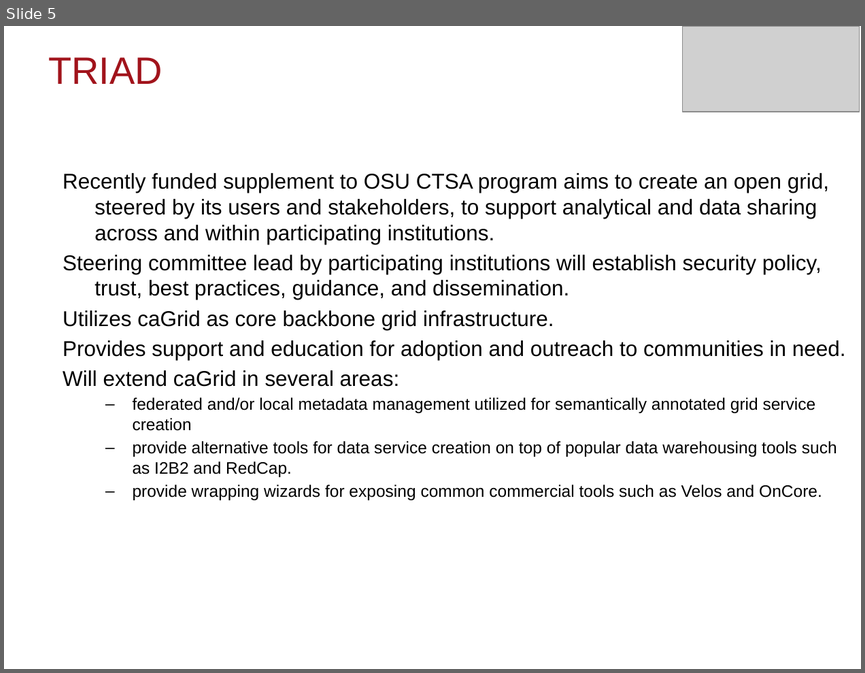
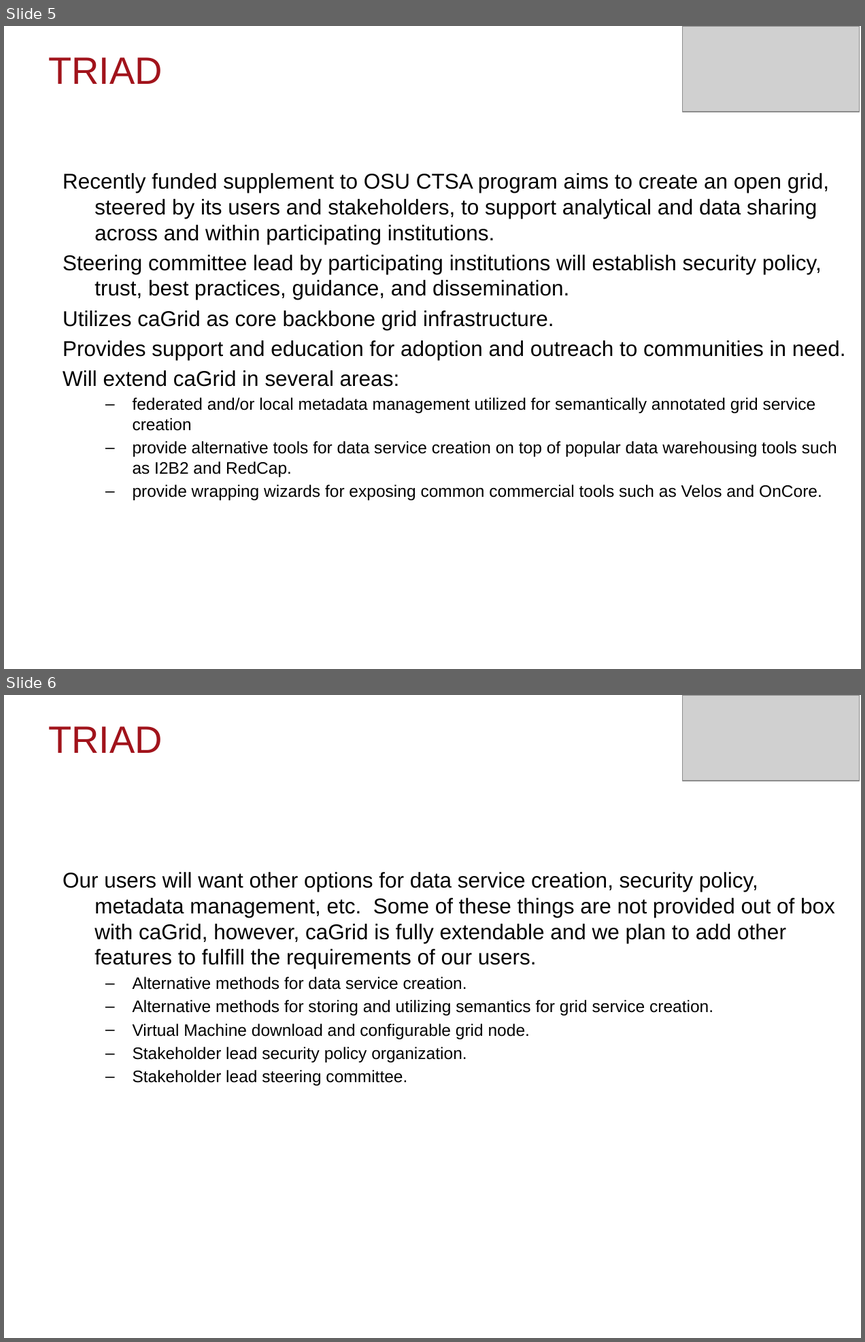
Before and after one commit to NCIP/cagrid-docs, a slide deck: general/presentations/200910_VCDE_ARCH/Adopting-Adapting-caGrid.pptx. Shown one above the other, each under a label of ours: slide 5 before the commit, slides 5 and 6 after it. The pictures are 865x673 and 865x1342 pixels, drawn with LibreOffice and Linux fonts; fonts in the diff are those of the drawing; grey boxes stand for pictures; background and template pictures are left out. Boxes give left, top, right and bottom in pixels: in the first picture for what was removed or moved away, otherwise in the second. Text is boxed around its words. In the diff, an @@ line names an element or a change of style, - is before the commit and + after.

```diff
--- a/general/presentations/200910_VCDE_ARCH/Adopting-Adapting-caGrid.pptx
+++ b/general/presentations/200910_VCDE_ARCH/Adopting-Adapting-caGrid.pptx
@@ slide 6 added at <box>4,695,861,1338</box>, background picture (left out) @@
@@ picture added at <box>683,695,860,781</box> @@
@@ title added at <box>48,726,162,753</box>, 32 pt, text #A1131B @@
+TRIAD
@@ text added at <box>62,872,835,1085</box>, 14 pt, text #000000 @@
+Our users will want other options for data service creation, security policy, metadata management, etc. Some of these things are not provided out of box with caGrid, however, caGrid is fully extendable and we plan to add other features to fulfill the requirements of our users.
+  – Alternative methods for data service creation.
+  – Alternative methods for storing and utilizing semantics for grid service creation.
+  – Virtual Machine download and configurable grid node.
+  – Stakeholder lead security policy organization.
+  – Stakeholder lead steering committee.
```
Also in this commit, not shown: 5 slides changed, 4 other slides added, 13 slides removed.
